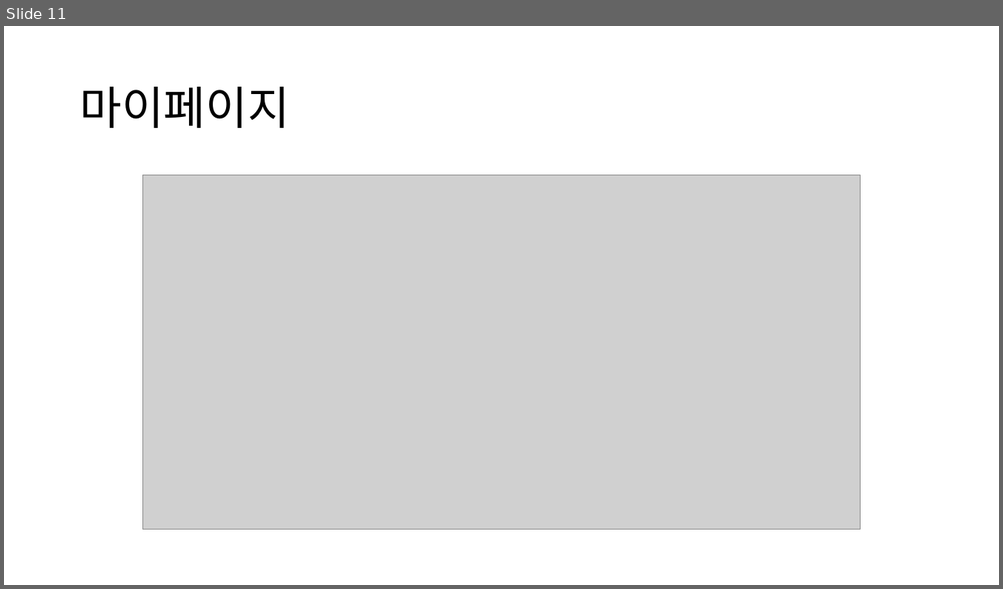
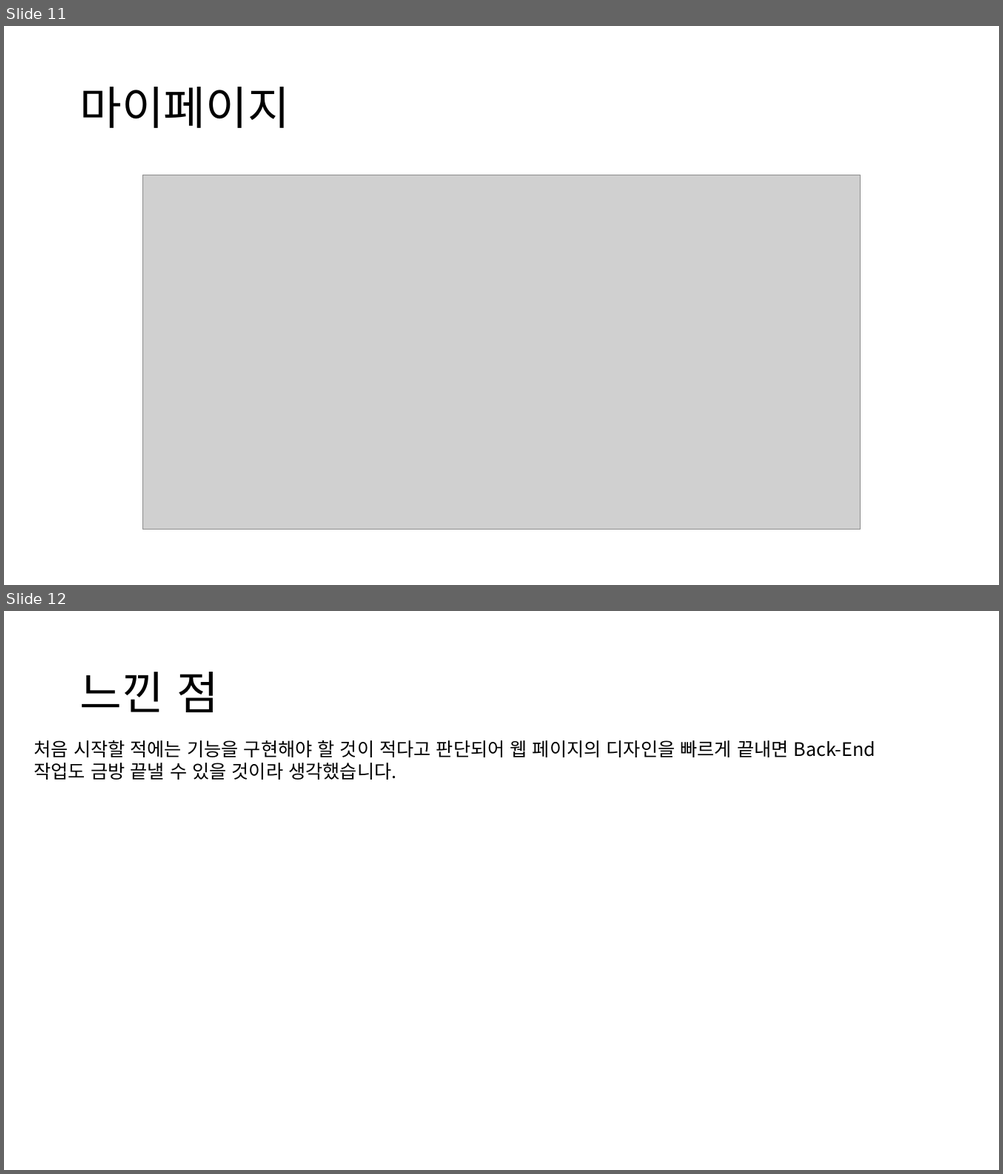
Before and after one commit to NALASAI/SelfIntroduction, a slide deck: 1조 project 포트폴리오(이력서용).pptx. Shown one above the other, each under a label of ours: slide 11 before the commit, slides 11 and 12 after it. The pictures are 1003x589 and 1003x1174 pixels, drawn with LibreOffice and Linux fonts; fonts in the diff are those of the drawing; grey boxes stand for pictures. Boxes give left, top, right and bottom in pixels: in the first picture for what was removed or moved away, otherwise in the second. Text is boxed around its words. In the diff, an @@ line names an element or a change of style, - is before the commit and + after.

Commit message:
포트폴리오(1.12)

```diff
--- a/1조 project 포트폴리오(이력서용).pptx
+++ b/1조 project 포트폴리오(이력서용).pptx
@@ slide 12 added at [4,611,999,1170], background #FFFFFF @@
@@ title added at [79,672,219,712], 44 pt, text #000000 @@
+느낀 점
@@ text added at [34,741,876,780], 18 pt, text #000000 @@
+처음 시작할 적에는 기능을 구현해야 할 것이 적다고 판단되어 웹 페이지의 디자인을 빠르게 끝내면 Back-End
+작업도 금방 끝낼 수 있을 것이라 생각했습니다.
```
